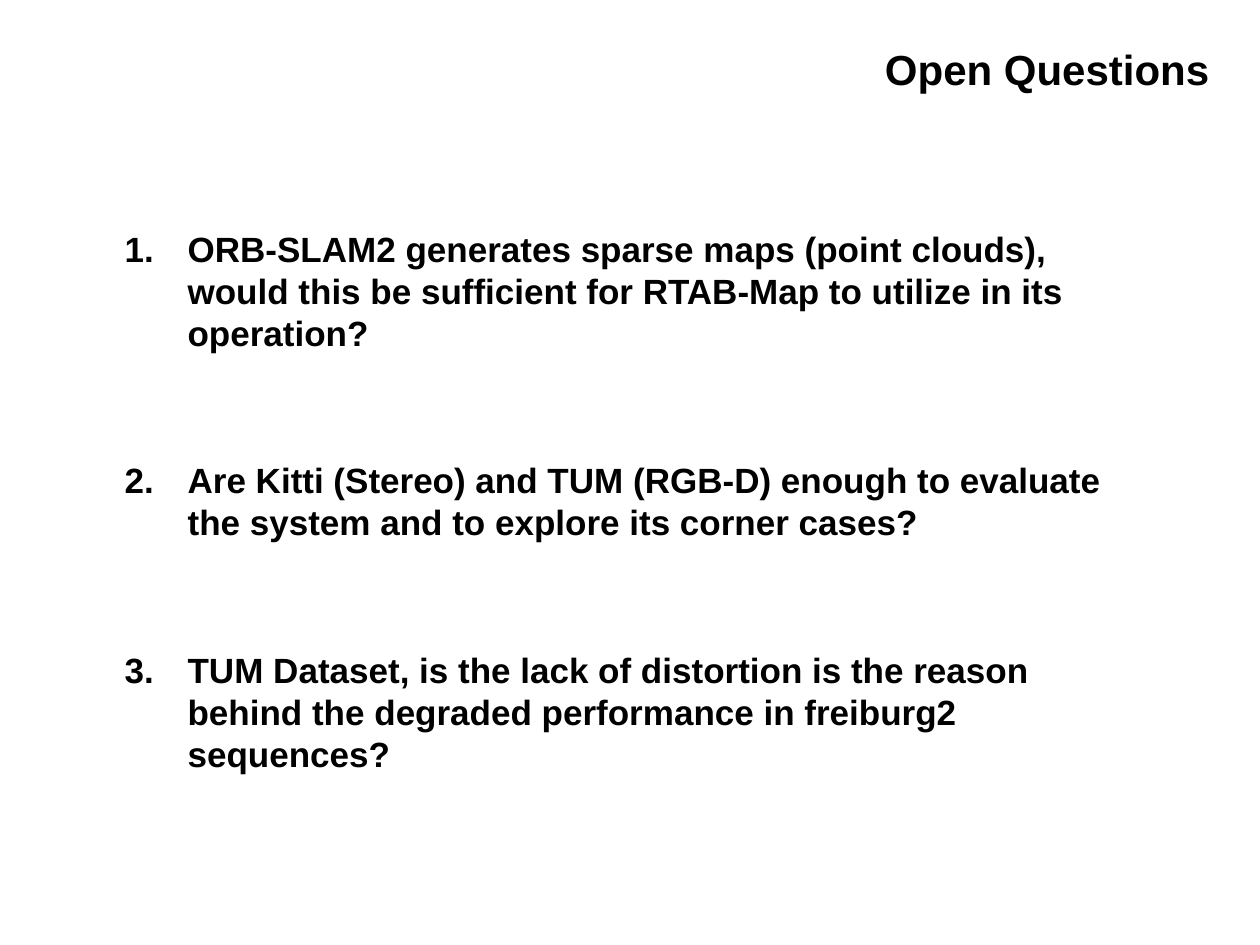
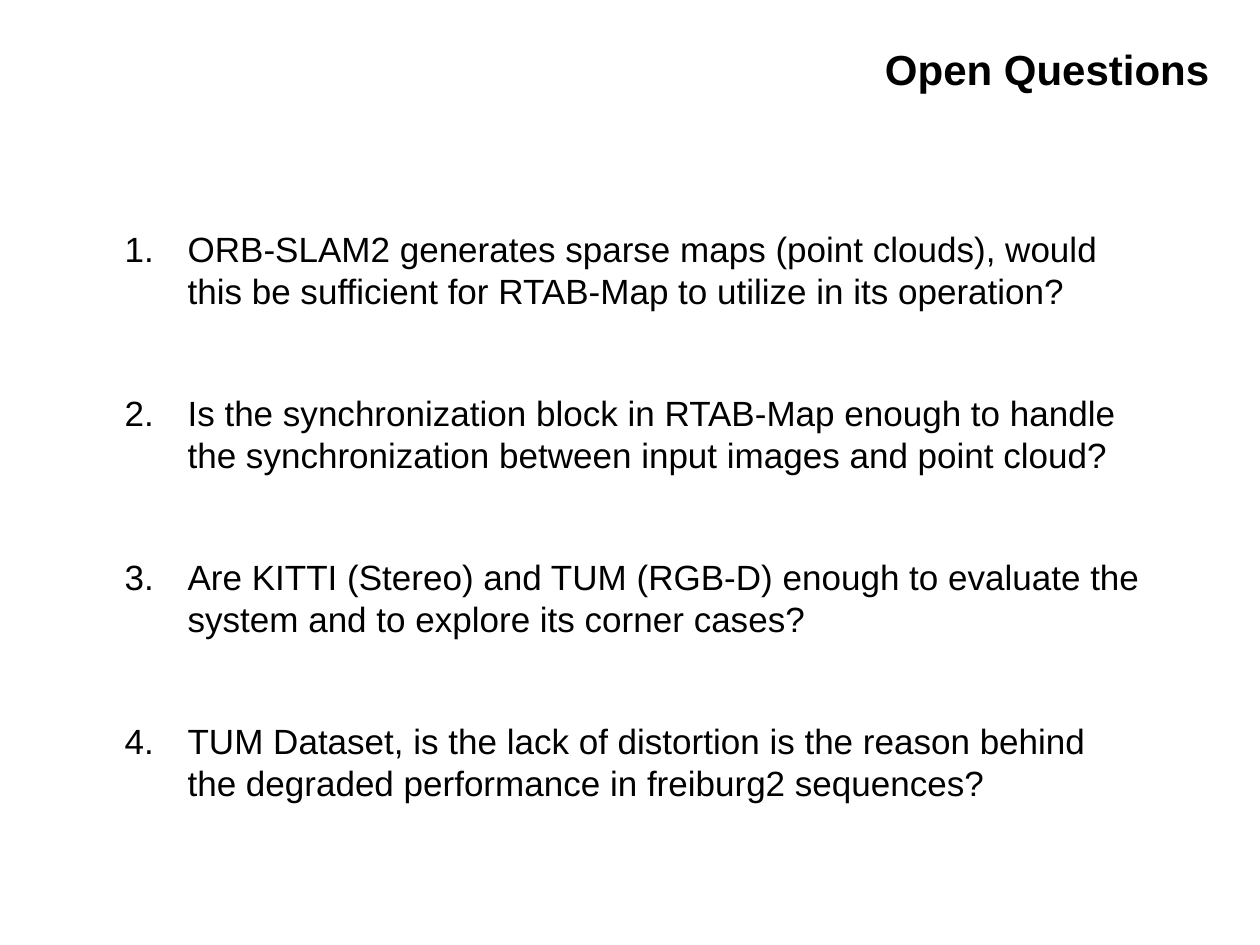
Before and after one commit to IslamAAli/ORBSLAM_RTABmap, a slide deck: slide 16 of Presentation_2/CMPUT631-ProjectProgress-V0P1.pptx. Drawn at 1260x945 pixels with LibreOffice and Linux fonts; fonts in the diff are those of the drawing; background and template pictures are left out. Boxes give left, top, right and bottom in pixels: in the first picture for what was removed or moved away, otherwise in the second. Text is boxed around its words. In the diff, an @@ line names an element or a change of style, - is before the commit and + after.

```diff
--- a/Presentation_2/CMPUT631-ProjectProgress-V0P1.pptx
+++ b/Presentation_2/CMPUT631-ProjectProgress-V0P1.pptx
@@ text at (188,236,1097,803): bold off in "ORB-SLAM2 generates sparse maps (point clouds), would ...", "TUM Dataset, is the lack of distortion ..." @@
@@ text at (188,400,1139,639): text changed; bold off @@
-2. Are Kitti (Stereo) and TUM (RGB-D) enough to evaluate the system and to explore its corner cases?
+2. Is the synchronization block in RTAB-Map enough to handle the synchronization between input images and point cloud?
+3. Are KITTI (Stereo) and TUM (RGB-D) enough to evaluate the system and to explore its corner cases?
```
Also in this commit, not shown: 5 other slides changed, 2 other files.
